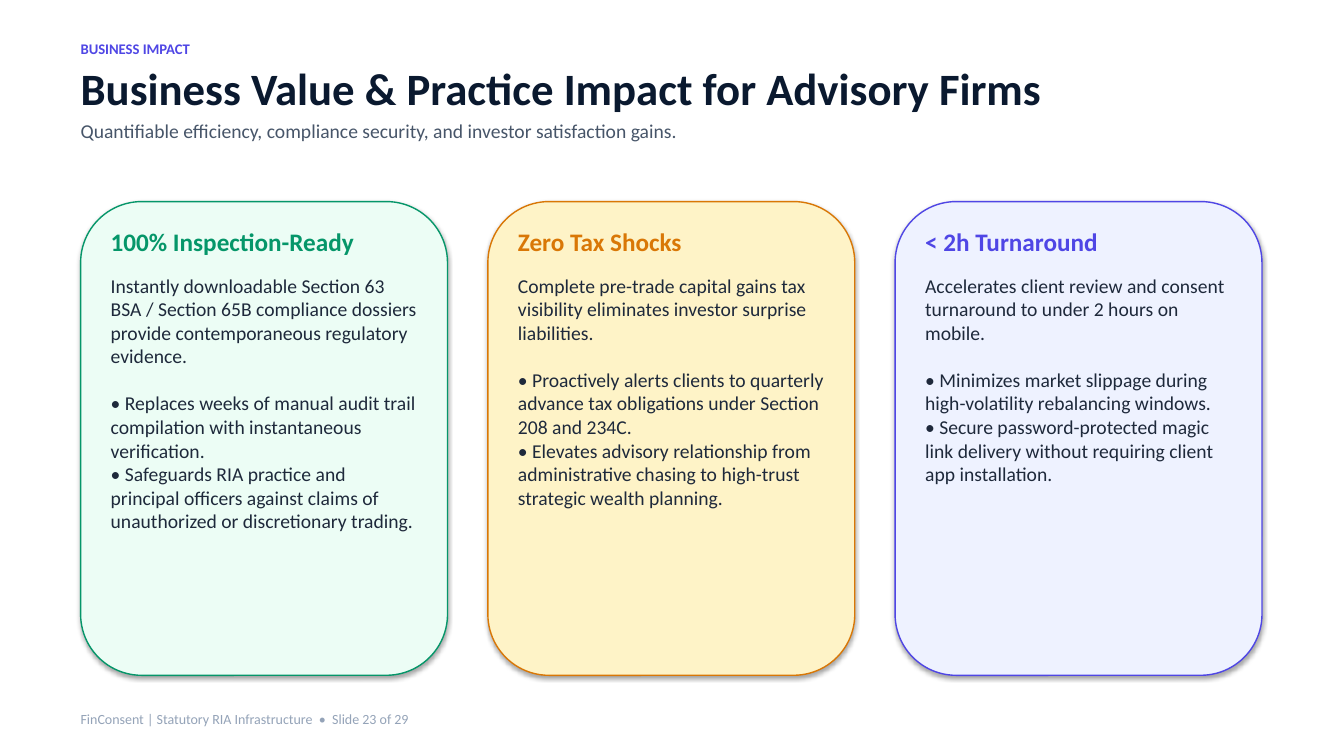
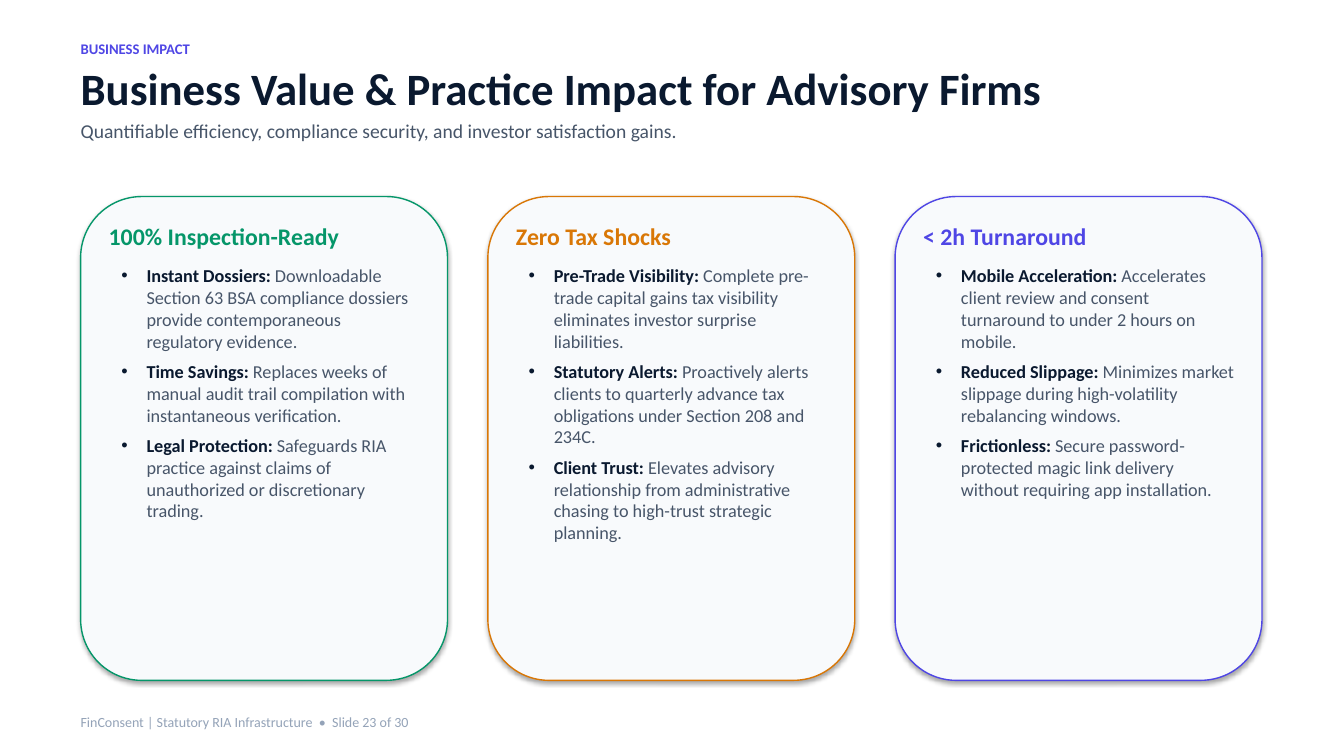
Before and after one commit to AtharvaSDeshpande/FinConsent, a slide deck: slide 23 of FinConsent-Client-Presentation.pptx. Drawn at 1344x756 pixels with LibreOffice and Linux fonts; fonts in the diff are those of the drawing. Boxes give left, top, right and bottom in pixels: in the first picture for what was removed or moved away, otherwise in the second. Text is boxed around its words. In the diff, an @@ line names an element or a change of style, - is before the commit and + after.

```diff
--- a/FinConsent-Client-Presentation.pptx
+++ b/FinConsent-Client-Presentation.pptx
@@ rounded rectangle: place and size @@
-rounded rectangle at bbox=[81, 202, 448, 676]
+rounded rectangle at bbox=[81, 197, 448, 681]
@@ rounded rectangle at bbox=[81, 197, 448, 681]: fill #ECFDF5 to #F8FAFC @@
@@ rounded rectangle: place and size @@
-rounded rectangle at bbox=[488, 202, 855, 676]
+rounded rectangle at bbox=[488, 197, 855, 681]
@@ rounded rectangle at bbox=[488, 197, 855, 681]: fill #FEF3C7 to #F8FAFC @@
@@ rounded rectangle: place and size @@
-rounded rectangle at bbox=[895, 202, 1262, 676]
+rounded rectangle at bbox=[895, 197, 1262, 681]
@@ rounded rectangle at bbox=[895, 197, 1262, 681]: fill #EEF2FF to #F8FAFC @@
@@ text at bbox=[109, 228, 339, 249]: size 18 to 17 pt in "100% Inspection-Ready"; less space between paragraphs @@
@@ text at bbox=[516, 228, 671, 245]: size 18 to 17 pt in "Zero Tax Shocks"; less space between paragraphs @@
@@ text at bbox=[940, 228, 1087, 245]: size 18 to 17 pt in "< 2h Turnaround"; less space between paragraphs @@
@@ text at bbox=[147, 269, 409, 520]: text changed; size 14 to 13 pt; text colour #1E293B to #475569 @@
-Instantly downloadable Section 63 BSA / Section 65B compliance dossiers provide contemporaneous regulatory evidence.
-• Replaces weeks of manual audit trail compilation with instantaneous verification.
-• Safeguards RIA practice and principal officers against claims of unauthorized or discretionary trading.
+• Instant Dossiers: Downloadable Section 63 BSA compliance dossiers provide contemporaneous regulatory evidence.
+• Time Savings: Replaces weeks of manual audit trail compilation with instantaneous verification.
+• Legal Protection: Safeguards RIA practice against claims of unauthorized or discretionary trading.
@@ text at bbox=[554, 269, 809, 542]: text changed; size 14 to 13 pt; text colour #1E293B to #475569 @@
-Complete pre-trade capital gains tax visibility eliminates investor surprise liabilities.
-• Proactively alerts clients to quarterly advance tax obligations under Section 208 and 234C.
-• Elevates advisory relationship from administrative chasing to high-trust strategic wealth planning.
+• Pre-Trade Visibility: Complete pre-trade capital gains tax visibility eliminates investor surprise liabilities.
+• Statutory Alerts: Proactively alerts clients to quarterly advance tax obligations under Section 208 and 234C.
+• Client Trust: Elevates advisory relationship from administrative chasing to high-trust strategic planning.
@@ text at bbox=[961, 269, 1234, 499]: text changed; size 14 to 13 pt; text colour #1E293B to #475569 @@
-Accelerates client review and consent turnaround to under 2 hours on mobile.
-• Minimizes market slippage during high-volatility rebalancing windows.
-• Secure password-protected magic link delivery without requiring client app installation.
+• Mobile Acceleration: Accelerates client review and consent turnaround to under 2 hours on mobile.
+• Reduced Slippage: Minimizes market slippage during high-volatility rebalancing windows.
+• Frictionless: Secure password-protected magic link delivery without requiring app installation.
@@ text at bbox=[81, 717, 408, 729]: text changed @@
-FinConsent | Statutory RIA Infrastructure • Slide 23 of 29
+FinConsent | Statutory RIA Infrastructure • Slide 23 of 30
```
Also in this commit, not shown: 28 other slides changed, 1 slide added, 27 other files.
